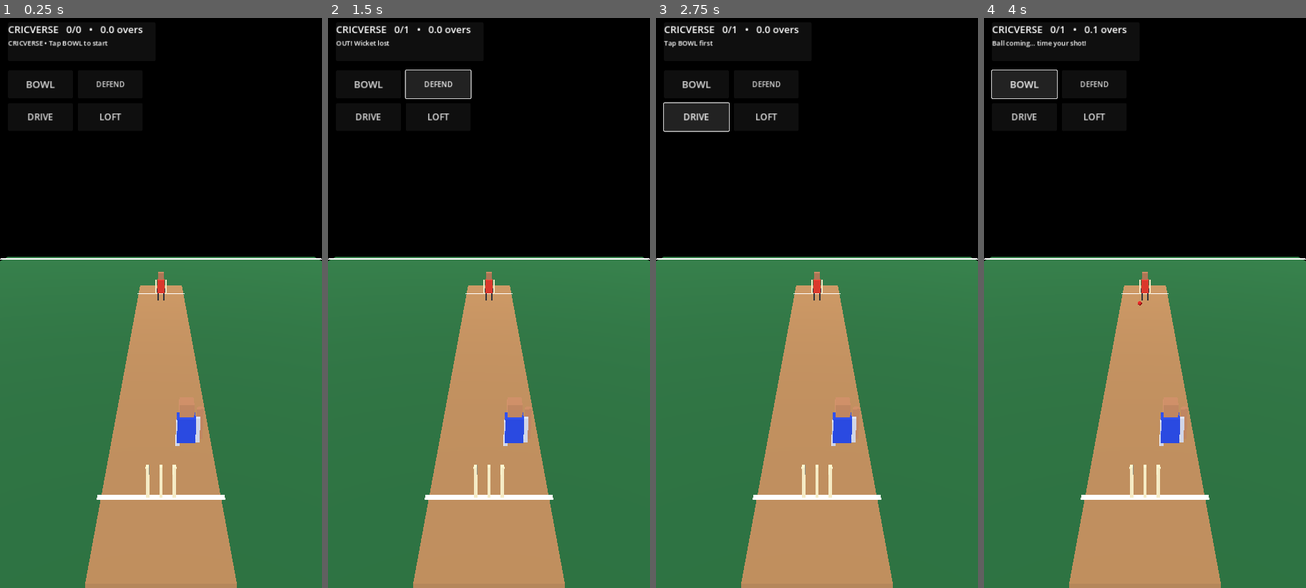
Above: before the commit, frames 1-4 (left to right).
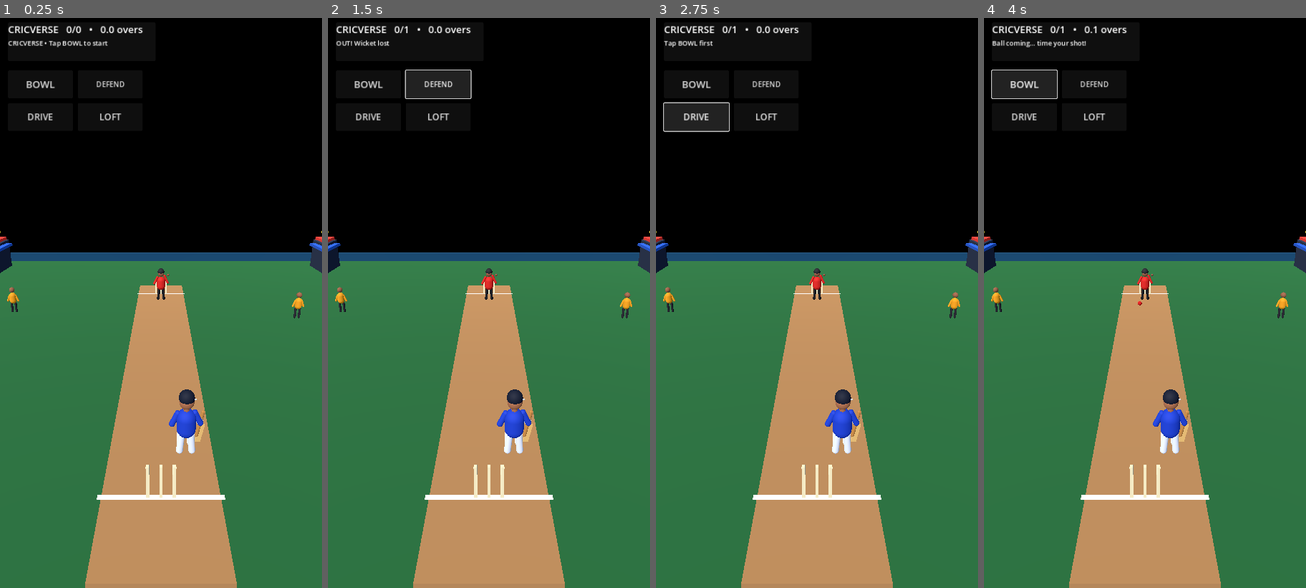
Above: after the commit, the same moments.

Repository: rakibbristy/boundary-cricket
Game: Godot game, scene res://main.tscn
The game is run twice, just before and just after one commit, with the same random seed, the same clock (stepped at 60 frames per second) and the same inputs.
Inputs:
- Up to frame 1 (0.25 s): no input
- Up to frame 2 (1.5 s): click "BOWL" at 0.5 s; click "DEFEND" at 1.25 s
- Up to frame 3 (2.75 s): click "DRIVE" at 2 s
- Up to frame 4 (4 s): click "LOFT" at 2.75 s; click "BOWL" at 3.5 s

The runs differ from the first frame. In frame 1, 2.7% of the frame differs, in the area x 0-100%, y 37-77%; in frame 2, 2.7%; in frame 3, 2.7%; in frame 4, 2.7%.

Commit message:
Upgrade CRICVERSE with detailed procedural 3D cricket players and stadium

Diff:
--- a/cricverse/main.gd
+++ b/cricverse/main.gd
@@ -64,36 +64,114 @@
 	add_child(node)
 	return node
 
+func _mat(color: Color, metallic: float = 0.0, roughness: float = 0.8) -> StandardMaterial3D:
+	var material := StandardMaterial3D.new()
+	material.albedo_color = color
+	material.metallic = metallic
+	material.roughness = roughness
+	return material
+
+func _part(parent: Node3D, mesh: Mesh, pos: Vector3, color: Color, rot: Vector3 = Vector3.ZERO) -> MeshInstance3D:
+	var node := MeshInstance3D.new()
+	node.mesh = mesh
+	node.position = pos
+	node.rotation_degrees = rot
+	node.material_override = _mat(color)
+	parent.add_child(node)
+	return node
+
+func _sphere(parent: Node3D, pos: Vector3, radius: float, color: Color) -> MeshInstance3D:
+	var mesh := SphereMesh.new()
+	mesh.radius = radius
+	mesh.height = radius * 2.0
+	return _part(parent, mesh, pos, color)
+
+func _capsule(parent: Node3D, pos: Vector3, radius: float, height: float, color: Color, rot: Vector3 = Vector3.ZERO) -> MeshInstance3D:
+	var mesh := CapsuleMesh.new()
+	mesh.radius = radius
+	mesh.height = height
+	return _part(parent, mesh, pos, color, rot)
+
+func _cylinder(parent: Node3D, pos: Vector3, radius: float, height: float, color: Color) -> MeshInstance3D:
+	var mesh := CylinderMesh.new()
+	mesh.top_radius = radius
+	mesh.bottom_radius = radius
+	mesh.height = height
+	return _part(parent, mesh, pos, color)
+
 func make_batter() -> void:
 	batter = Node3D.new()
+	batter.name = "Batter_3D"
 	batter.position = Vector3(0.75, 0, 7.2)
 	add_child(batter)
-	_make_character_part(batter, Vector3(0, 1.0, 0), Vector3(0.55, 0.85, 0.32), Color(0.12, 0.25, 0.78))
-	_make_character_part(batter, Vector3(0, 1.72, 0), Vector3(0.42, 0.42, 0.38), Color(0.72, 0.48, 0.32))
-	_make_character_part(batter, Vector3(0.36, 0.88, -0.08), Vector3(0.12, 0.85, 0.12), Color(0.78, 0.78, 0.8))
-	_make_character_part(batter, Vector3(-0.25, 0.88, 0.08), Vector3(0.12, 0.85, 0.12), Color(0.78, 0.78, 0.8))
-	_make_character_part(batter, Vector3(0.42, 0.93, -0.48), Vector3(0.13, 0.85, 0.13), Color(0.72, 0.48, 0.32))
-	_make_character_part(batter, Vector3(0.52, 0.58, -0.8), Vector3(0.16, 1.15, 0.12), Color(0.72, 0.48, 0.32))
-
-func _make_character_part(parent: Node3D, pos: Vector3, size: Vector3, color: Color) -> void:
-	var m := MeshInstance3D.new()
-	var box := BoxMesh.new()
-	box.size = size
-	m.mesh = box
-	m.position = pos
-	var mat := StandardMaterial3D.new()
-	mat.albedo_color = color
-	m.material_override = mat
-	parent.add_child(m)
+	var skin := Color(0.62, 0.38, 0.25)
+	var shirt := Color(0.08, 0.22, 0.72)
+	var trousers := Color(0.88, 0.89, 0.92)
+	# torso, neck and detailed head
+	_capsule(batter, Vector3(0, 1.18, 0), 0.29, 0.92, shirt)
+	_cylinder(batter, Vector3(0, 1.68, 0), 0.09, 0.16, skin)
+	_sphere(batter, Vector3(0, 1.91, 0), 0.22, skin)
+	# helmet shell and face grille
+	_sphere(batter, Vector3(0, 2.04, -0.015), 0.235, Color(0.04, 0.08, 0.16))
+	_capsule(batter, Vector3(0.17, 1.91, -0.13), 0.018, 0.28, Color(0.78, 0.82, 0.88), Vector3(0, 0, 90))
+	# legs and white pads
+	_capsule(batter, Vector3(-0.16, 0.52, 0.02), 0.105, 0.82, trousers, Vector3(0, 0, -5))
+	_capsule(batter, Vector3(0.16, 0.52, 0.02), 0.105, 0.82, trousers, Vector3(0, 0, 5))
+	_capsule(batter, Vector3(-0.16, 0.55, -0.105), 0.115, 0.52, Color(0.96, 0.96, 0.94))
+	_capsule(batter, Vector3(0.16, 0.55, -0.105), 0.115, 0.52, Color(0.96, 0.96, 0.94))
+	# arms, gloves and bat
+	_capsule(batter, Vector3(-0.34, 1.32, -0.02), 0.09, 0.58, shirt, Vector3(0, 0, -25))
+	_capsule(batter, Vector3(0.34, 1.32, -0.06), 0.09, 0.58, shirt, Vector3(0, 0, 25))
+	_sphere(batter, Vector3(0.43, 1.06, -0.22), 0.105, Color(0.94, 0.94, 0.88))
+	_sphere(batter, Vector3(0.34, 1.12, -0.35), 0.09, Color(0.94, 0.94, 0.88))
+	_capsule(batter, Vector3(0.48, 0.69, -0.62), 0.055, 1.0, Color(0.72, 0.48, 0.22), Vector3(0, 0, -12))
+	_make_box("Bat_Blade", Vector3(0, 0, 0), Vector3(0.18, 0.72, 0.055), Color(0.86, 0.68, 0.39)).reparent(batter)
+	batter.get_node("Bat_Blade").position = Vector3(0.48, 0.32, -0.62)
+	batter.get_node("Bat_Blade").rotation_degrees = Vector3(0, 0, -12)
 
 func make_bowler() -> void:
 	var bowler := Node3D.new()
+	bowler.name = "Bowler_3D"
 	bowler.position = Vector3(0, 0, -7.5)
 	add_child(bowler)
-	_make_character_part(bowler, Vector3(0, 1.0, 0), Vector3(0.52, 0.9, 0.32), Color(0.82, 0.18, 0.12))
-	_make_character_part(bowler, Vector3(0, 1.72, 0), Vector3(0.4, 0.4, 0.38), Color(0.65, 0.42, 0.28))
-	_make_character_part(bowler, Vector3(-0.2, 0.42, 0), Vector3(0.13, 0.8, 0.13), Color(0.15, 0.15, 0.18))
-	_make_character_part(bowler, Vector3(0.2, 0.42, 0), Vector3(0.13, 0.8, 0.13), Color(0.15, 0.15, 0.18))
+	var skin := Color(0.55, 0.32, 0.22)
+	_capsule(bowler, Vector3(0, 1.2, 0), 0.27, 0.9, Color(0.82, 0.12, 0.1))
+	_sphere(bowler, Vector3(0, 1.88, 0), 0.21, skin)
+	_sphere(bowler, Vector3(0, 2.0, 0), 0.22, Color(0.12, 0.12, 0.14))
+	_capsule(bowler, Vector3(-0.16, 0.48, 0), 0.09, 0.85, Color(0.08, 0.08, 0.1), Vector3(0, 0, -4))
+	_capsule(bowler, Vector3(0.16, 0.48, 0), 0.09, 0.85, Color(0.08, 0.08, 0.1), Vector3(0, 0, 4))
+	_capsule(bowler, Vector3(-0.34, 1.4, 0), 0.075, 0.62, Color(0.82, 0.12, 0.1), Vector3(0, 0, -25))
+	_capsule(bowler, Vector3(0.34, 1.46, -0.1), 0.075, 0.68, Color(0.82, 0.12, 0.1), Vector3(0, 0, 25))
+	_sphere(bowler, Vector3(0.48, 1.72, -0.26), 0.075, skin)
+	_add_fielder(Vector3(-9, 0, -5), Color(0.9, 0.58, 0.08))
+	_add_fielder(Vector3(8, 0, -4), Color(0.9, 0.58, 0.08))
+	_add_fielder(Vector3(-10, 0, 7), Color(0.9, 0.58, 0.08))
+	_add_fielder(Vector3(10, 0, 8), Color(0.9, 0.58, 0.08))
+	_add_stadium()
+
+func _add_fielder(pos: Vector3, shirt: Color) -> void:
+	var fielder := Node3D.new()
+	fielder.position = pos
+	add_child(fielder)
+	_capsule(fielder, Vector3(0, 1.0, 0), 0.2, 0.68, shirt)
+	_sphere(fielder, Vector3(0, 1.52, 0), 0.16, Color(0.55, 0.34, 0.23))
+	_capsule(fielder, Vector3(-0.12, 0.42, 0), 0.065, 0.65, Color(0.12, 0.12, 0.15))
+	_capsule(fielder, Vector3(0.12, 0.42, 0), 0.065, 0.65, Color(0.12, 0.12, 0.15))
+	_capsule(fielder, Vector3(-0.25, 1.0, 0), 0.055, 0.48, shirt, Vector3(0, 0, -20))
+	_capsule(fielder, Vector3(0.25, 1.0, 0), 0.055, 0.48, shirt, Vector3(0, 0, 20))
+
+func _add_stadium() -> void:
+	# Curved-feel seating banks, boundary boards and floodlight towers
+	for side in [-1, 1]:
+		_make_box("Stand_Base", Vector3(side * 15.0, 1.2, 0), Vector3(2.2, 2.4, 35), Color(0.12, 0.16, 0.24))
+		for row in range(4):
+			_make_box("Stand_Seat", Vector3(side * (14.0 + row * 0.45), 2.1 + row * 0.55, 0), Vector3(1.2, 0.22, 34), [Color(0.12,0.32,0.72), Color(0.9,0.2,0.16), Color(0.92,0.78,0.18), Color(0.12,0.55,0.32)][row])
+	for x in [-14.5, 14.5]:
+		for z in [-15, 15]:
+			_make_box("Floodlight_Pole", Vector3(x, 8, z), Vector3(0.22, 16, 0.22), Color(0.38, 0.42, 0.48))
+			_make_box("Floodlight_Array", Vector3(x, 16.1, z), Vector3(1.8, 0.45, 0.8), Color(0.92, 0.95, 1.0))
+	for z in [-19.5, 19.5]:
+		_make_box("Boundary_Board", Vector3(0, 0.42, z), Vector3(30, 0.8, 0.25), Color(0.04, 0.25, 0.38))
 
 func _build_hud() -> void:
 	var layer := CanvasLayer.new()
